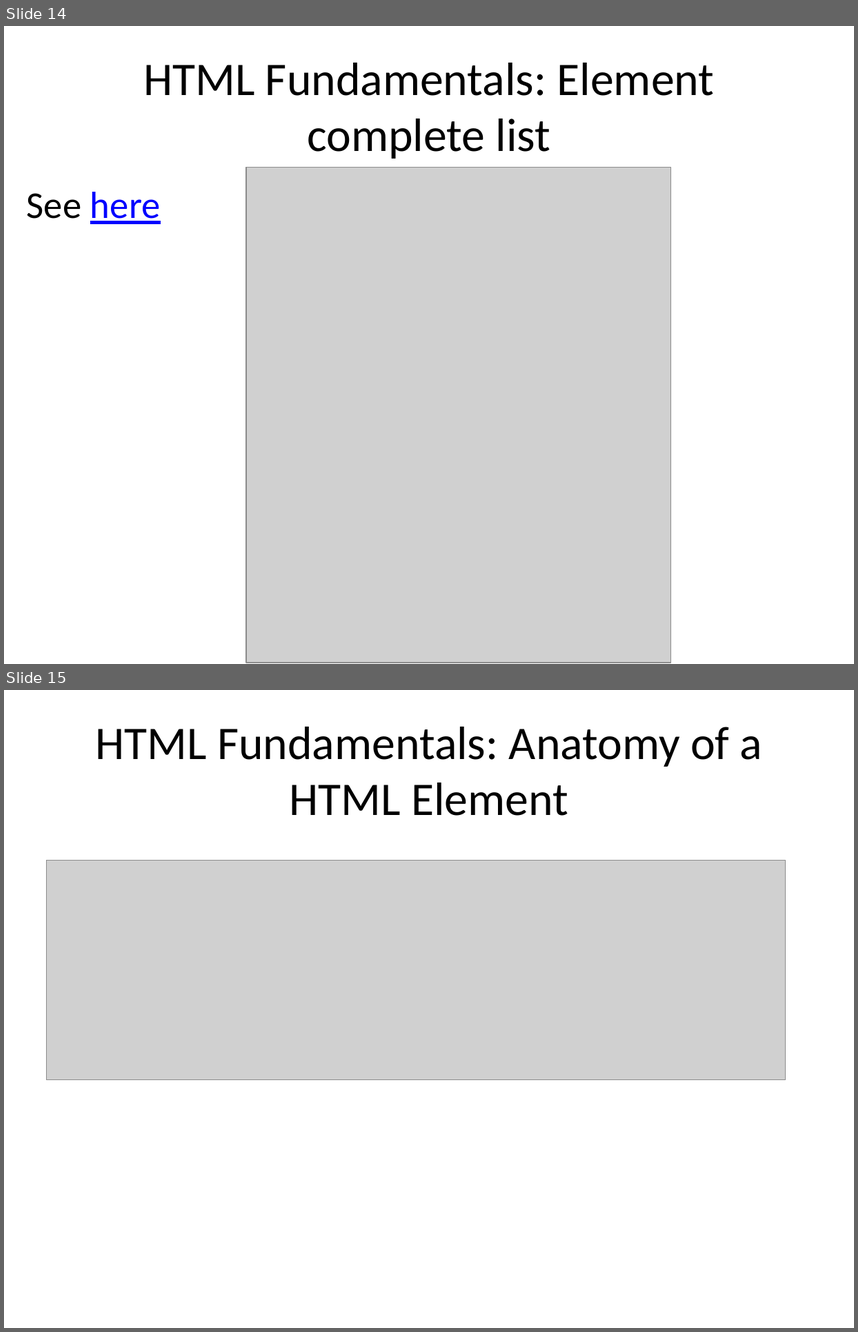
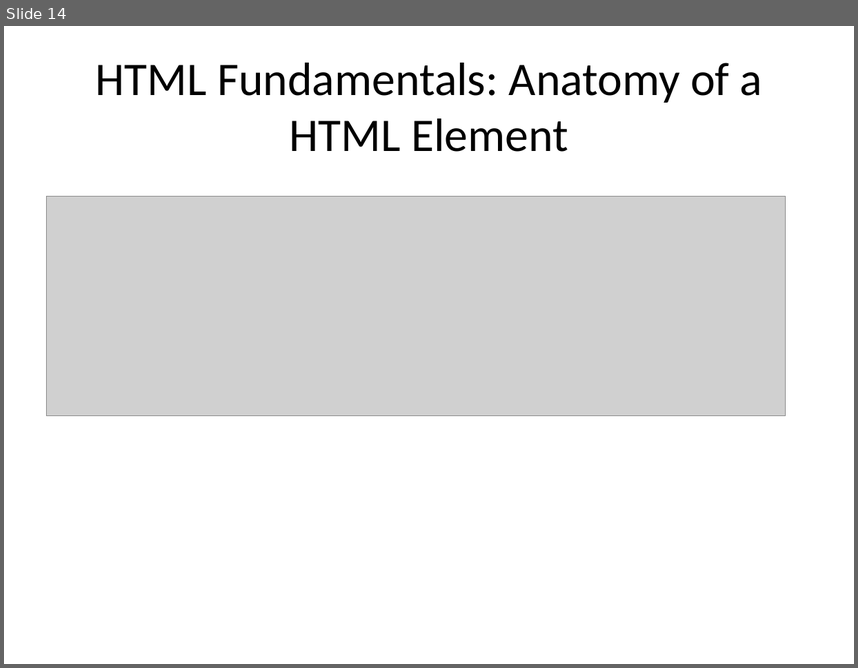
Before and after one commit to fxwalsh/enterprise-web-2018, a slide deck: topic01/talk-2/html5.pptx. Shown one above the other, each under a label of ours: slides 14 and 15 before the commit, slide 14 after it. The pictures are 858x1332 and 858x668 pixels, drawn with LibreOffice and Linux fonts; fonts in the diff are those of the drawing; grey boxes stand for pictures. Boxes give left, top, right and bottom in pixels: in the first picture for what was removed or moved away, otherwise in the second. Text is boxed around its words. In the diff, an @@ line names an element or a change of style, - is before the commit and + after.

```diff
--- a/topic01/talk-2/html5.pptx
+++ b/topic01/talk-2/html5.pptx
@@ slide 14 removed at (x1=4, y1=26, x2=854, y2=664), background #FFFFFF @@
@@ title removed at (x1=143, y1=63, x2=715, y2=158) @@
-HTML Fundamentals: Element complete list
@@ picture removed at (x1=246, y1=167, x2=671, y2=662) @@
@@ text removed at (x1=27, y1=192, x2=161, y2=224) @@
-See here
@@ what was slide 15 is now slide 14 @@
```
Also in this commit, not shown: 1 slide changed, 2 other slides removed, 1 other file.
